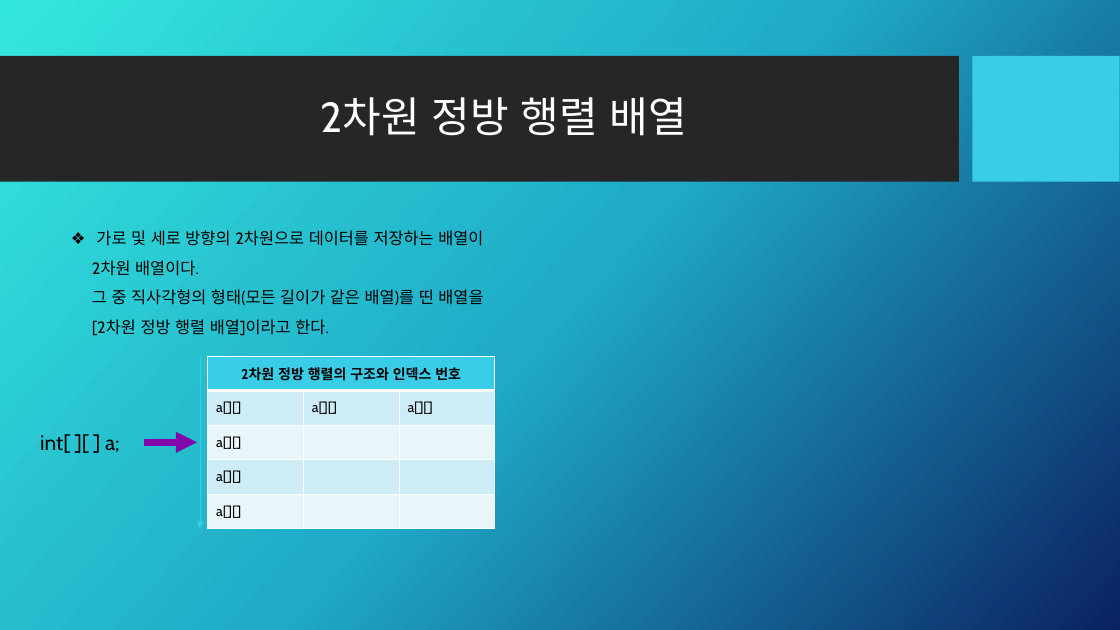
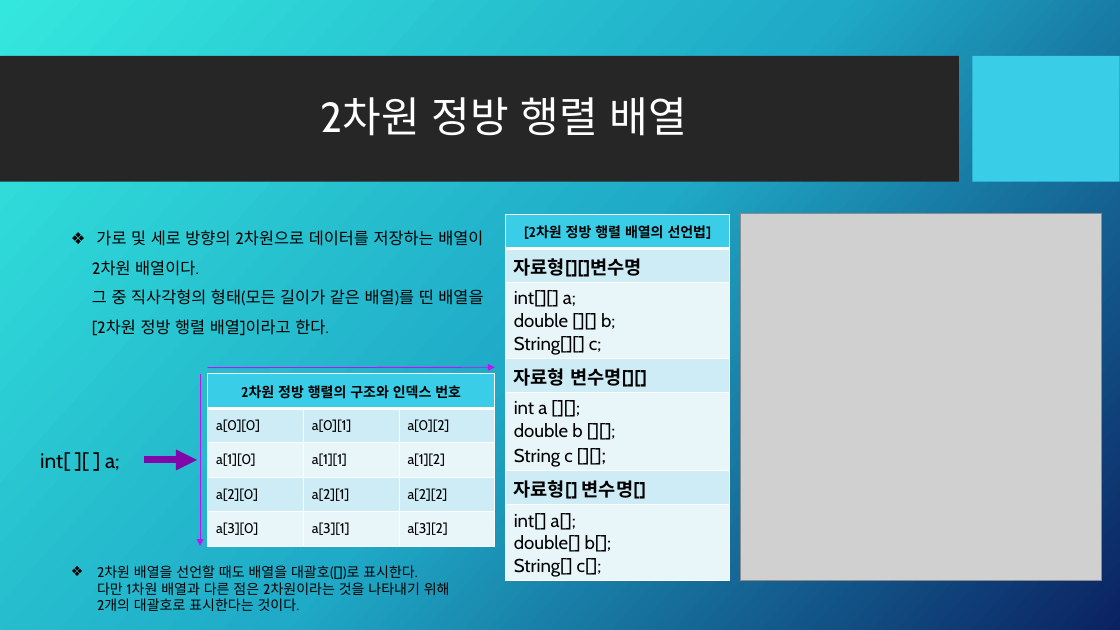
Before and after one commit to Kalex007s/java, a slide deck: slide 24 of study001/교육자료/Java.pptx. Drawn at 1120x630 pixels with LibreOffice and Linux fonts; fonts in the diff are those of the drawing; grey boxes stand for pictures; background and template pictures are left out. Boxes give left, top, right and bottom in pixels: in the first picture for what was removed or moved away, otherwise in the second. Text is boxed around its words. In the diff, an @@ line names an element or a change of style, - is before the commit and + after.

Commit message:
ppt

```diff
--- a/study001/교육자료/Java.pptx
+++ b/study001/교육자료/Java.pptx
@@ table added at (506,215,730,581), 7 rows, 1 columns @@
+[2차원 정방 행렬 배열의 선언법]
+자료형[][]변수명
+int[][] a; / double [][] b; / String[][] c;
+자료형 변수명[][]
+int a [][]; / double b [][]; / String c [][];
+자료형[] 변수명[]
+int[] a[]; / double[] b[]; / String[] c[];
@@ picture added at (740,213,1102,581) @@
@@ 1 text, 1 table, 1 arrow: place and size @@
-1 text, 1 table, 1 arrow at (40,356,495,528)
+1 text, 1 table, 1 arrow at (40,374,495,546)
@@ arrow (200, 374) - (200, 546): stroke #39CDE7 0.75 pt to #BF12F6 0.75 pt @@
@@ table at (208,374,495,546) @@
-row 2: a[][] | a[][] | a[][]
+row 2: a[0][0] | a[0][1] | a[0][2]
-row 3: a[][] |  | 
+row 3: a[1][0] | a[1][1] | a[1][2]
-row 4: a[][] |  | 
+row 4: a[2][0] | a[2][1] | a[2][2]
-row 5: a[][] |  | 
+row 5: a[3][0] | a[3][1] | a[3][2]
@@ arrow added from (208, 368) to (495, 367), #BF12F6 0.75 pt @@
@@ arrow moved from (145, 443) - (197, 443) to (145, 460) - (197, 460) @@
@@ text added at (97,565,450,611), 12 pt, text #000000 @@
+❖ 2차원 배열을 선언할 때도 배열을 대괄호([])로 표시한다.
+  다만 1차원 배열과 다른 점은 2차원이라는 것을 나타내기 위해
+  2개의 대괄호로 표시한다는 것이다.
```
Also in this commit, not shown: 3 slides added, 1 other file.
